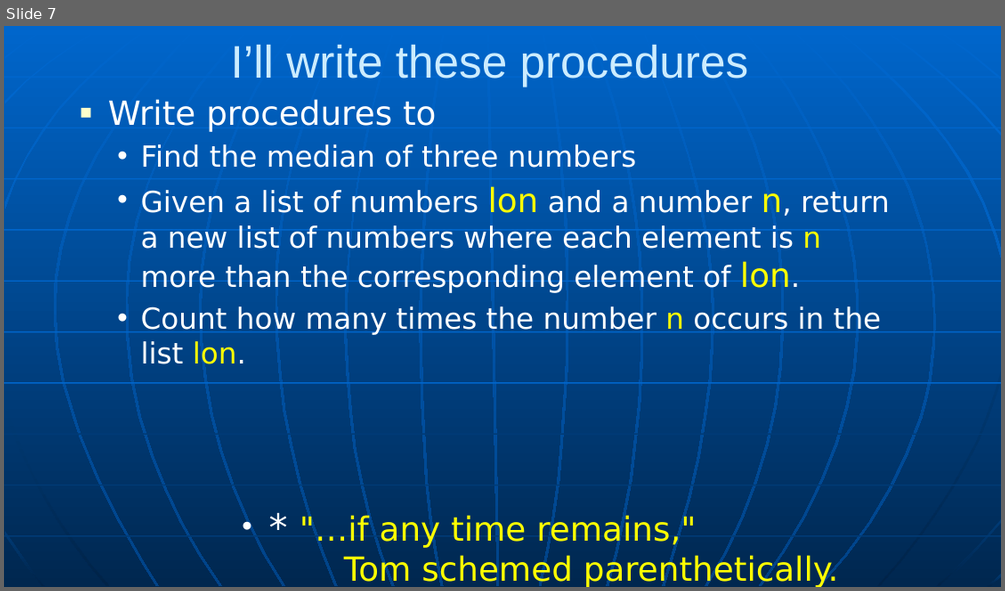
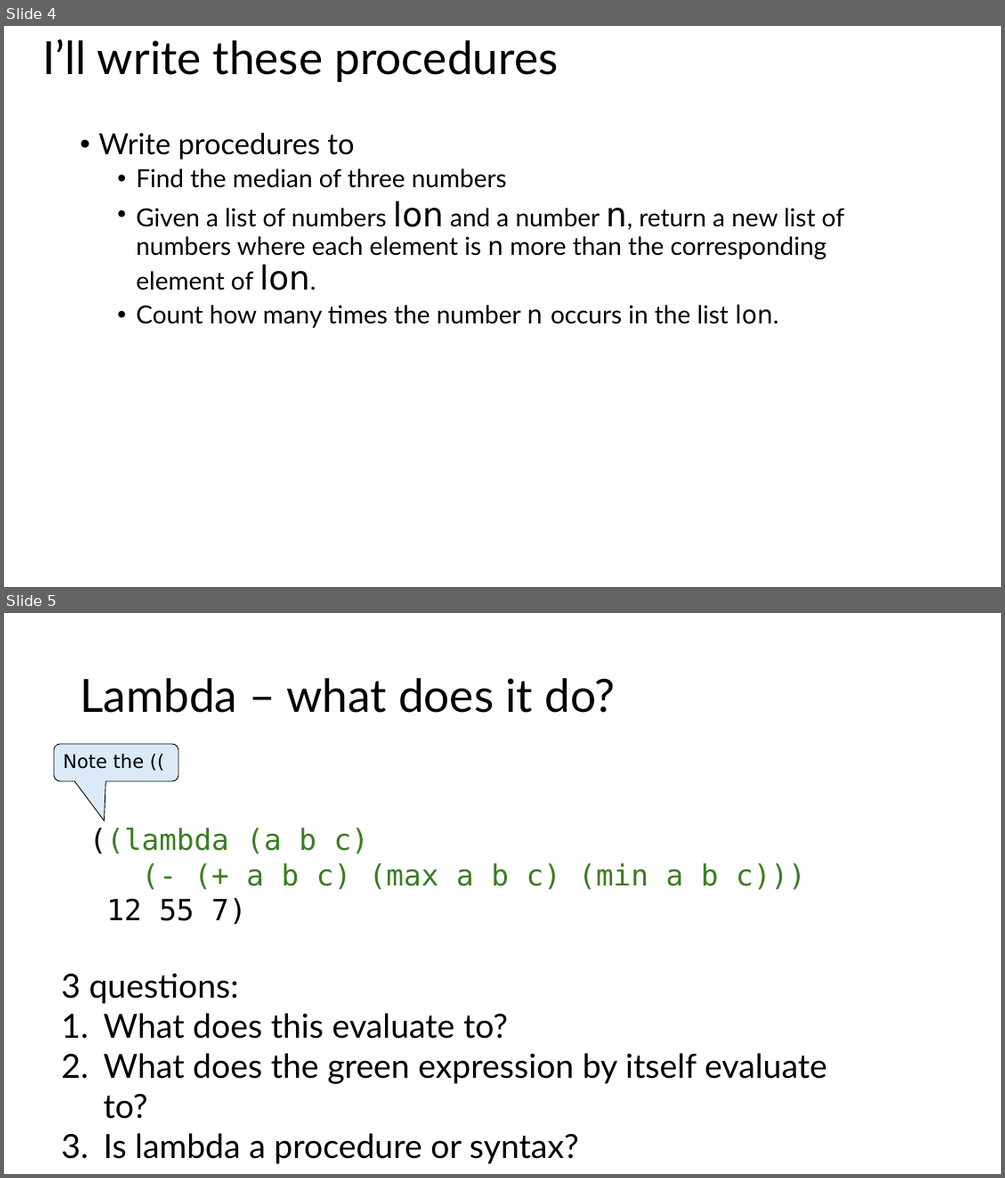
Before and after one commit to RHIT-CSSE/csse304, a slide deck: ClassMaterials/Lambda/Lambda.pptx. Shown one above the other, each under a label of ours: slide 7 before the commit, slides 4 and 5 after it. The pictures are 1005x591 and 1005x1178 pixels, drawn with LibreOffice and Linux fonts; fonts in the diff are those of the drawing. Boxes give left, top, right and bottom in pixels: in the first picture for what was removed or moved away, otherwise in the second. Text is boxed around its words. In the diff, an @@ line names an element or a change of style, - is before the commit and + after.

```diff
--- a/ClassMaterials/Lambda/Lambda.pptx
+++ b/ClassMaterials/Lambda/Lambda.pptx
@@ slide 5 added at bbox=[4, 613, 1001, 1174], background #FFFFFF @@
@@ title added at bbox=[80, 678, 615, 713], 44 pt, text #000000 @@
+Lambda – what does it do?
@@ rounded speech box added at bbox=[54, 744, 179, 781], fill #DCEAF7, outline #000000 0.75 pt, 18 pt, text #000000 @@
+Note the ((
@@ text added at bbox=[89, 827, 806, 925], 28 pt, text #3B7D23 @@
+((lambda (a b c)
+(- (+ a b c) (max a b c) (min a b c)))
+12 55 7)
@@ text added at bbox=[61, 973, 827, 1164], 32 pt, text #000000 @@
+3 questions:
+1. What does this evaluate to?
+2. What does the green expression by itself evaluate to?
+3. Is lambda a procedure or syntax?
@@ what was slide 7 is now slide 4 @@
@@ slide 4 changed as well @@
@@ background gradient #0066CC to #004488 to #FFFFFF @@
@@ title "I’ll write these procedures" at bbox=[42, 39, 558, 82]: font Arial to Lato, text colour #CCECFF to #000000; alignment centre to left; line spacing 1 to 0.9 @@
@@ text "Write procedures to": place and size @@
-text "Write procedures to" at bbox=[108, 99, 890, 364]
+text "Write procedures to" at bbox=[98, 133, 844, 328]
@@ text "Write procedures to" at bbox=[98, 133, 844, 328]: size 32 to 28 pt in "Write procedures to"; font DejaVu Sans to Lato, text colour #FFFFFF to #000000; size 28 to 24 pt in "Find the median of three numbers", "Given a list of numbers and a ...", "Count how many times the number n ..."; text colour #FFFF00 to #000000 in "lon n, n lon.", "n lon."; bullet ■ to •; line spacing 1 to 0.9; more space between paragraphs; indent changed @@
@@ group removed at bbox=[4, 26, 1001, 587]: 24 freeform shapes, 10 lines @@
@@ text removed at bbox=[299, 513, 839, 587] @@
-• * "…if any time remains,"
-  Tom schemed parenthetically.
```
Also in this commit, not shown: 4 other slides changed, 1 other slide added, 5 slides removed, 1 other file.
